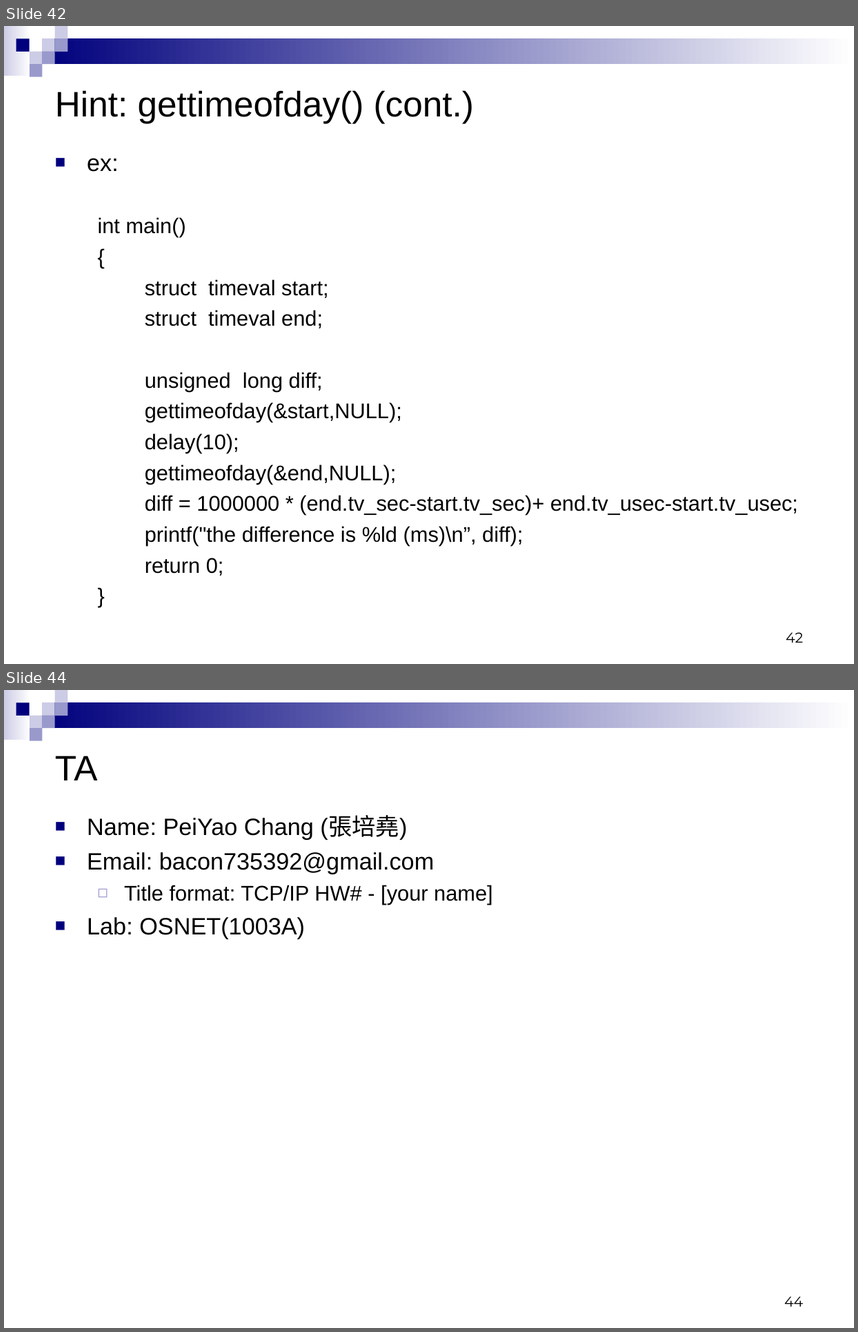
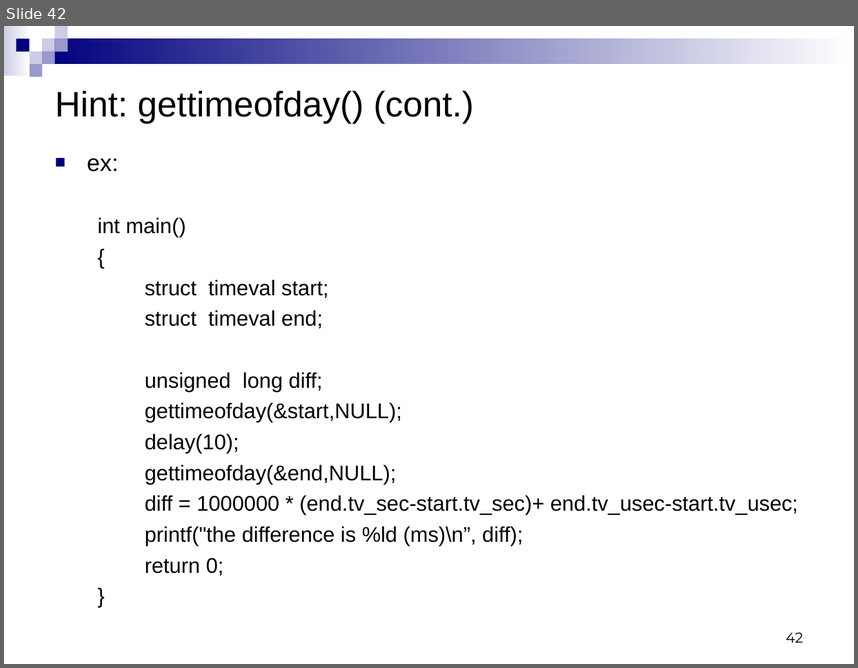
Before and after one commit to gualee/Socket-Programming-with-UDP-TCP, a slide deck: HW1-Socket Programming with UDP _ TCP.ppt. Shown one above the other, each under a label of ours: slides 42 and 44 before the commit, slide 42 after it; the slides between them are not shown. The pictures are 858x1332 and 858x668 pixels, drawn with LibreOffice and Linux fonts; fonts in the diff are those of the drawing. Boxes give left, top, right and bottom in pixels: in the first picture for what was removed or moved away, otherwise in the second. Text is boxed around its words. In the diff, an @@ line names an element or a change of style, - is before the commit and + after.

```diff
--- a/HW1-Socket Programming with UDP _ TCP.ppt
+++ b/HW1-Socket Programming with UDP _ TCP.ppt
@@ slide 44 removed at box(4, 690, 854, 1328), background #FFFFFF; not listed: 9 template elements that a slide beside it also shows @@
@@ title removed at box(55, 756, 98, 780) @@
-TA
@@ text removed at box(87, 816, 493, 939) @@
-■ Name: PeiYao Chang (張培堯)
-■ Email: bacon735392@gmail.com
-  ◻ Title format: TCP/IP HW# - [your name]
-■ Lab: OSNET(1003A)
@@ page number removed at box(784, 1296, 803, 1306) @@
-44
```
Also in this commit, not shown: 2 other slides removed.
